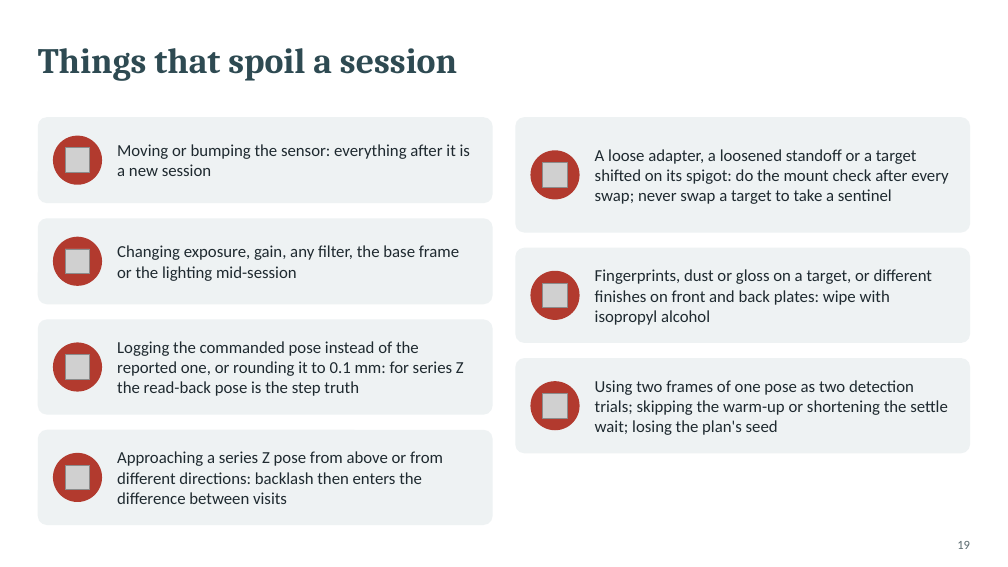
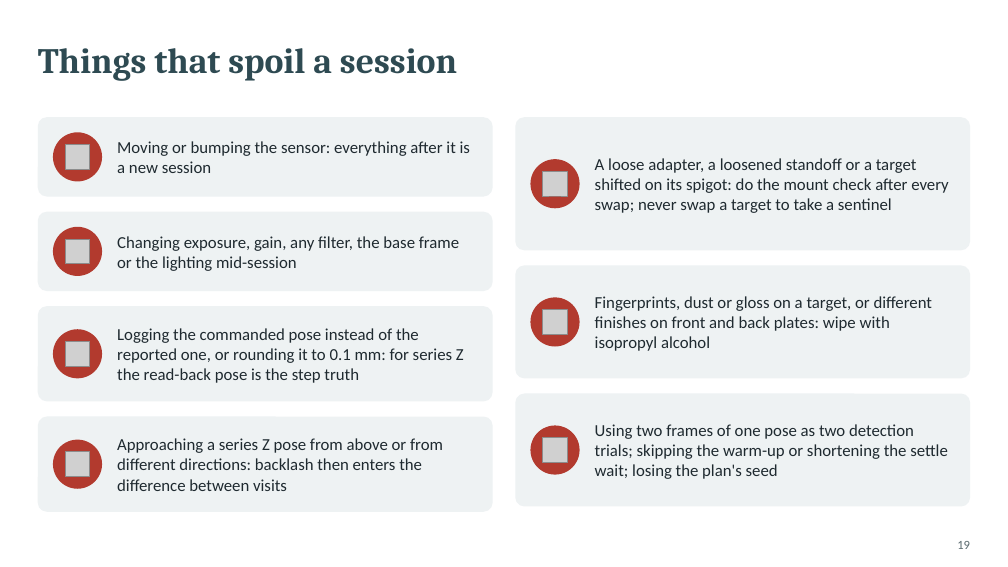
Before and after one commit to glibertyreach/sensor_performance_estimation, a slide deck: slide 19 of docs/presentations/vsx3000_test_procedure.pptx. Drawn at 1008x567 pixels with LibreOffice and Linux fonts; fonts in the diff are those of the drawing; grey boxes stand for pictures. Boxes give left, top, right and bottom in pixels: in the first picture for what was removed or moved away, otherwise in the second. Text is boxed around its words. In the diff, an @@ line names an element or a change of style, - is before the commit and + after.

```diff
--- a/docs/presentations/vsx3000_test_procedure.pptx
+++ b/docs/presentations/vsx3000_test_procedure.pptx
@@ rounded rectangle: place and size @@
-rounded rectangle at (38, 117, 493, 203)
+rounded rectangle at (38, 117, 493, 197)
@@ rounded rectangle: place and size @@
-rounded rectangle at (516, 117, 971, 233)
+rounded rectangle at (516, 117, 971, 250)
@@ text "A loose adapter, a loosened ...": place and size @@
-text "A loose adapter, a loosened ..." at (595, 149, 948, 204)
+text "A loose adapter, a loosened ..." at (595, 158, 948, 213)
@@ ellipse: place and size @@
-ellipse at (53, 135, 102, 185)
+ellipse at (53, 132, 102, 181)
@@ picture: place and size @@
-picture at (65, 148, 90, 173)
+picture at (65, 144, 90, 169)
@@ ellipse: place and size @@
-ellipse at (531, 150, 580, 200)
+ellipse at (531, 160, 580, 209)
@@ picture: place and size @@
-picture at (543, 163, 568, 188)
+picture at (543, 172, 568, 197)
@@ rounded rectangle: place and size @@
-rounded rectangle at (38, 219, 493, 305)
+rounded rectangle at (38, 212, 493, 291)
@@ ellipse: place and size @@
-ellipse at (53, 237, 102, 286)
+ellipse at (53, 227, 102, 276)
@@ picture: place and size @@
-picture at (65, 249, 90, 274)
+picture at (65, 239, 90, 264)
@@ text "Changing exposure, gain, any filter, ...": place and size @@
-text "Changing exposure, gain, any filter, ..." at (117, 245, 459, 281)
+text "Changing exposure, gain, any filter, ..." at (117, 236, 459, 271)
@@ rounded rectangle: place and size @@
-rounded rectangle at (516, 248, 971, 343)
+rounded rectangle at (516, 265, 971, 378)
@@ text "Fingerprints, dust or gloss on ...": place and size @@
-text "Fingerprints, dust or gloss on ..." at (595, 269, 932, 325)
+text "Fingerprints, dust or gloss on ..." at (595, 296, 932, 351)
@@ ellipse: place and size @@
-ellipse at (531, 271, 580, 320)
+ellipse at (531, 297, 580, 346)
@@ picture: place and size @@
-picture at (543, 283, 568, 308)
+picture at (543, 310, 568, 335)
@@ proportions changed in 5 elements at (38, 117, 493, 197), (38, 212, 493, 291), (516, 117, 971, 250), (516, 265, 971, 378), (516, 394, 971, 507) @@
@@ rounded rectangle: place and size @@
-rounded rectangle at (516, 358, 971, 454)
+rounded rectangle at (516, 394, 971, 507)
@@ text "Using two frames of one ...": place and size @@
-text "Using two frames of one ..." at (595, 380, 948, 435)
+text "Using two frames of one ..." at (595, 424, 948, 479)
@@ 2 pictures, 2 texts, 2 rounded rectangles, 2 ellipses: place and size @@
-2 pictures, 2 texts, 2 rounded rectangles, 2 ellipses at (38, 319, 493, 525)
+2 pictures, 2 texts, 2 rounded rectangles, 2 ellipses at (38, 306, 493, 512)
@@ ellipse: place and size @@
-ellipse at (531, 381, 580, 430)
+ellipse at (531, 426, 580, 475)
@@ picture: place and size @@
-picture at (543, 393, 568, 418)
+picture at (543, 438, 568, 463)
```
Also in this commit, not shown: 4 other slides changed, 18 other files.
